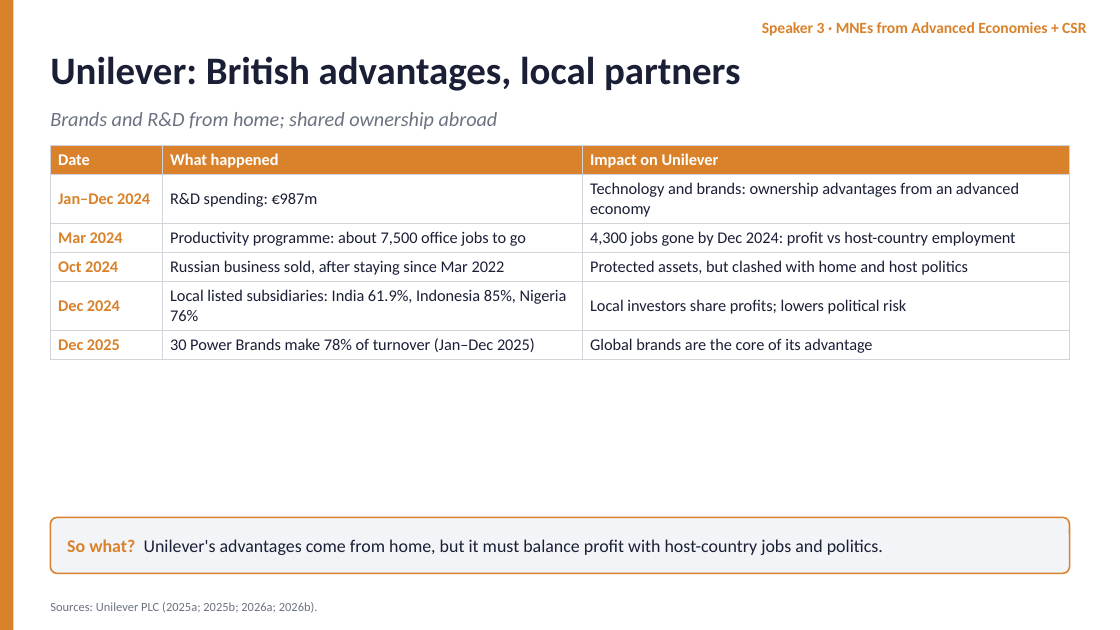
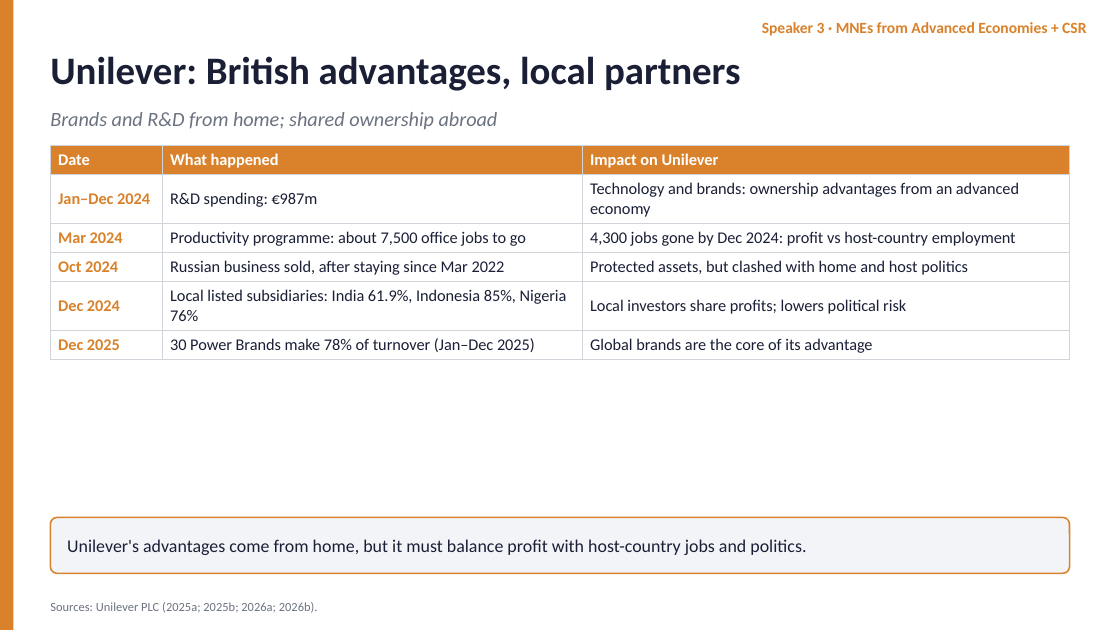
Before and after one commit to dollar3651314/mymba, a slide deck: slide 9 of content/busi1763/files/Unilever_Group_EN.pptx. Drawn at 1120x630 pixels with LibreOffice and Linux fonts; fonts in the diff are those of the drawing. Boxes give left, top, right and bottom in pixels: in the first picture for what was removed or moved away, otherwise in the second. Text is boxed around its words. In the diff, an @@ line names an element or a change of style, - is before the commit and + after.

```diff
--- a/content/busi1763/files/Unilever_Group_EN.pptx
+++ b/content/busi1763/files/Unilever_Group_EN.pptx
@@ text at [67, 539, 806, 555]: text changed @@
-So what? Unilever's advantages come from home, but it must balance profit with host-country jobs and politics.
+Unilever's advantages come from home, but it must balance profit with host-country jobs and politics.
```
Also in this commit, not shown: 7 other slides changed, 2 other files.
